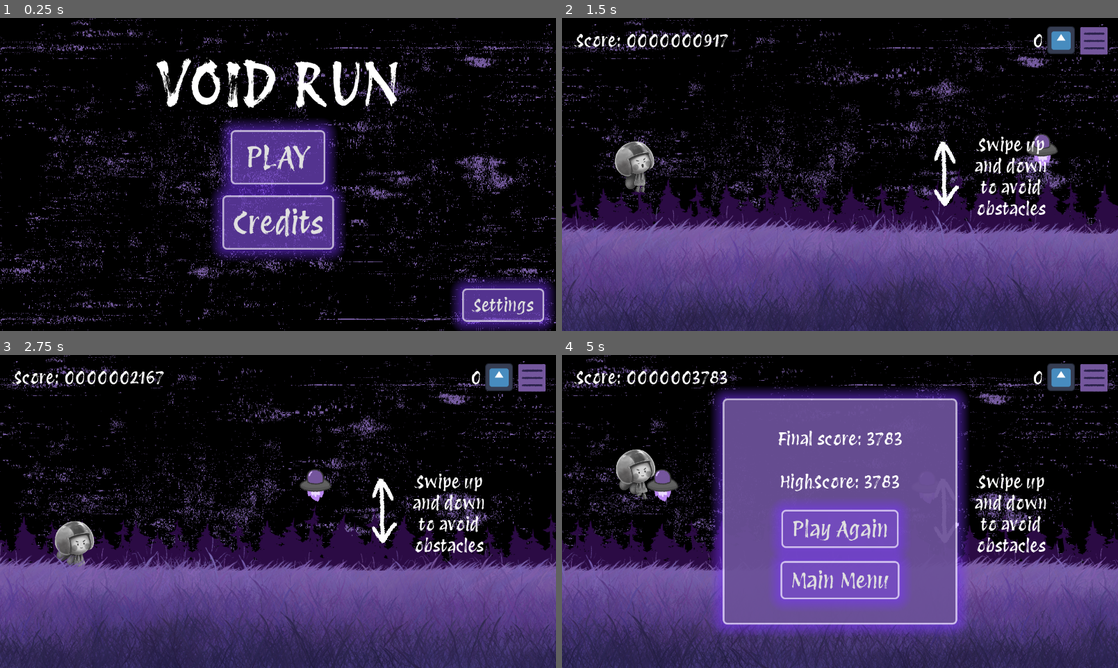
Above: before the commit, frames 1-4 (two rows, left to right).
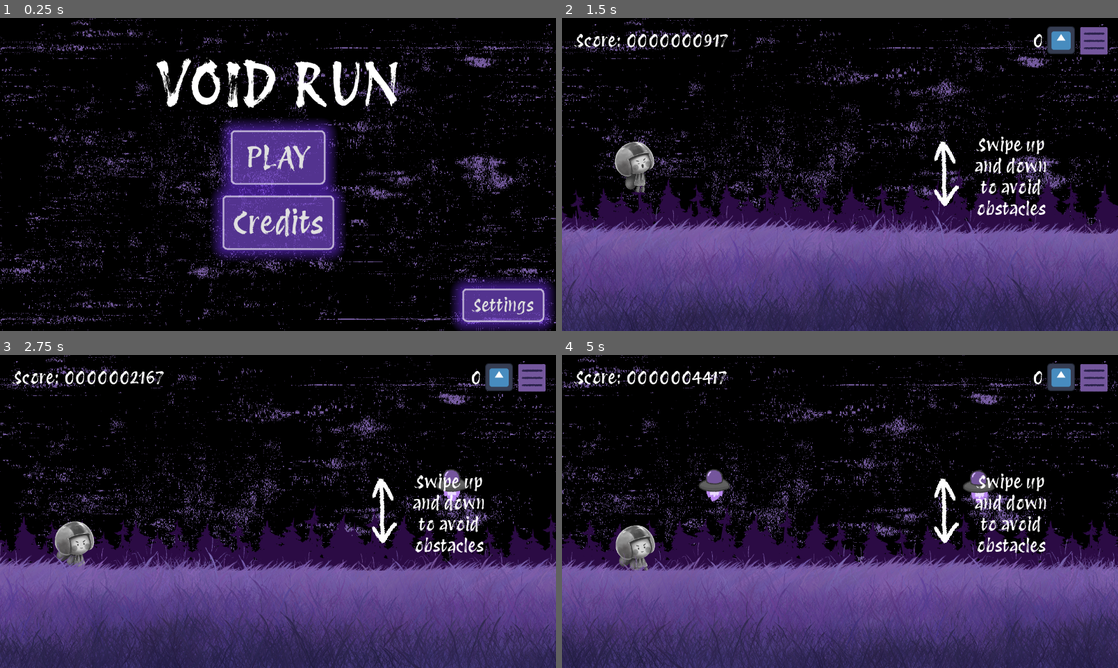
Above: after the commit, the same moments.

Repository: KeyraWebb/mobile-game-small-2025
Game: Godot game, scene res://Scenes/main_menu.tscn
Two runs of this game, one before a commit and one after it. Both use one fixed random seed, a clock stepped at 60 frames per second and the inputs below. The engine's default icon, where the game draws it, is replaced by a stand-in: a white triangle on a blue panel in a dark square.
Inputs (mouse positions are in pixels of both pictures, inside the frame that each line leads up to):
- Up to frame 1 (0.25 s): no input
- Up to frame 2 (1.5 s): click "PLAY" at 0.5 s; move the mouse to (962, 158) at 1.27 s; press the mouse at (962, 158) at 1.28 s; hold W (Up) from 1.28 s (still down)
- Up to frame 3 (2.75 s): keep holding W (Up); move the mouse to (166, 527) at 2.02 s; release the mouse at (166, 527) at 2.03 s; click (166, 527) at 2.1 s
- Up to frame 4 (5 s): move the mouse to (895, 442) at 2.77 s; release W (Up) at 2.78 s; press the mouse at (895, 442) at 2.78 s; hold S (Down) 2.78-3.53 s; move the mouse to (812, 574) at 3.52 s; release the mouse at (812, 574) at 3.53 s; hold W (Up) from 3.53 s (still down); click (812, 574) at 3.6 s; move the mouse to (1006, 558) at 4.27 s; press the mouse at (1006, 558) at 4.28 s

The runs differ from the first frame. In frame 1, 0.5% of the frame differs, in the area x 40-98%, y 35-98%; in frame 2, 2.0%; in frame 3, 0.7%; in frame 4, 42%, in the area x 0-100%, y 0-100%.

Commit message:
feat(project): change settings to help with expanded screens

Diff:
--- a/infinite-runner/Scenes/game.tscn
+++ b/infinite-runner/Scenes/game.tscn
@@ -180,7 +180,7 @@
 one_shot = true
 
 [node name="Obstacle spawner" type="Node2D" parent="Obstacles"]
-position = Vector2(1318, 472)
+position = Vector2(1632, 472)
 script = ExtResource("5_gvbm6")
 frequency = 2
 initSpawn = 1
--- a/infinite-runner/project.godot
+++ b/infinite-runner/project.godot
@@ -74,3 +74,6 @@
 renderer/rendering_method="gl_compatibility"
 renderer/rendering_method.mobile="gl_compatibility"
 textures/vram_compression/import_etc2_astc=true
+environment/defaults/default_clear_color=Color(0.164706, 0.137255, 0.298039, 1)
+2d/snap/snap_2d_transforms_to_pixel=true
+2d/snap/snap_2d_vertices_to_pixel=true
Not shown: 1 places in infinite-runner/Scenes/game.tscn that only renumber resources
